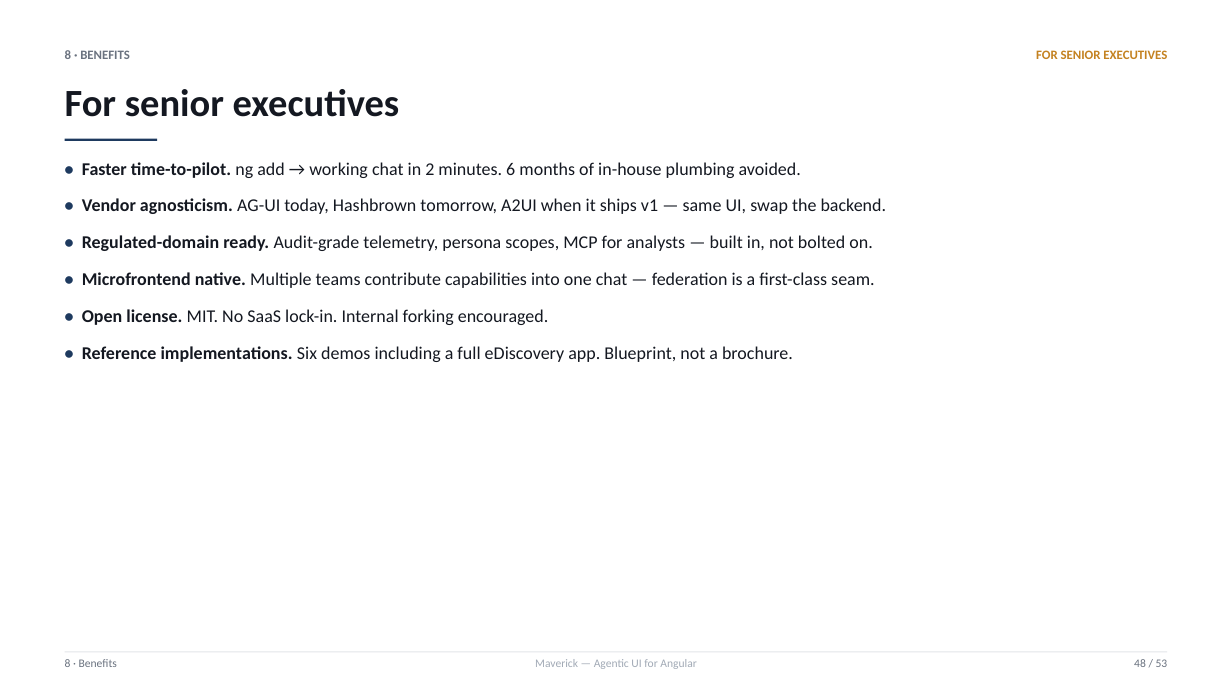
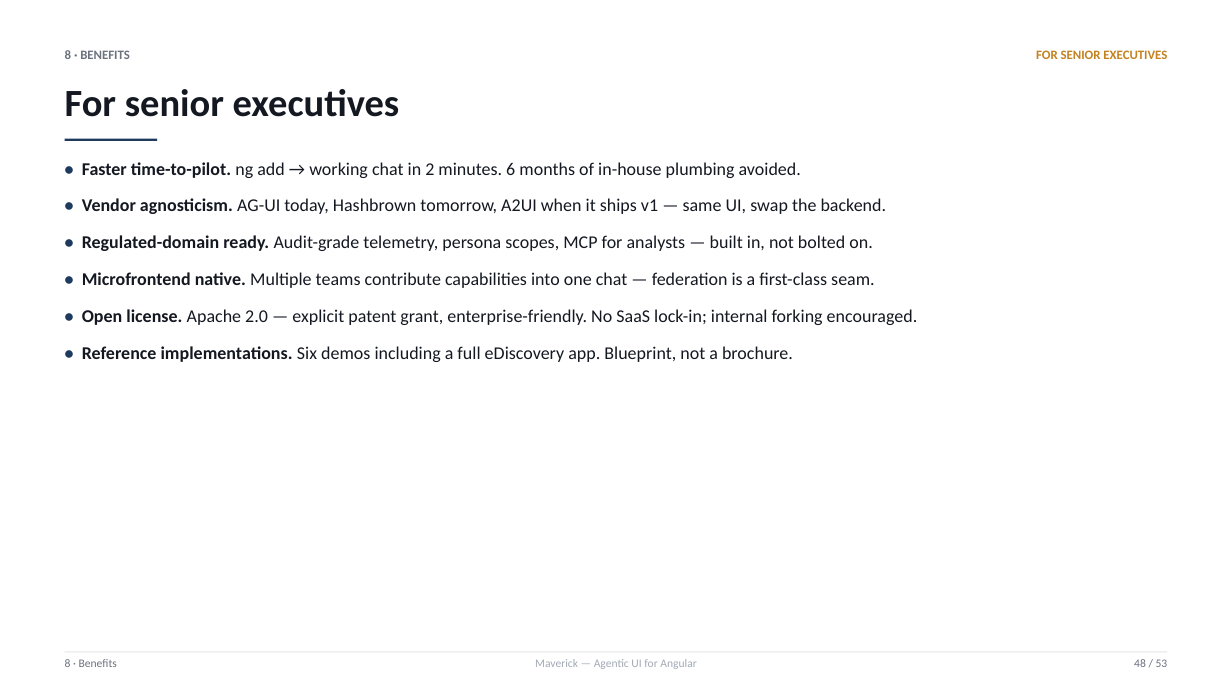
Before and after one commit to sahassakhare/agentic-ui, a slide deck: slide 48 of docs/decks/agentic-ui-overview.pptx. Drawn at 1232x693 pixels with LibreOffice and Linux fonts; fonts in the diff are those of the drawing. Boxes give left, top, right and bottom in pixels: in the first picture for what was removed or moved away, otherwise in the second. Text is boxed around its words. In the diff, an @@ line names an element or a change of style, - is before the commit and + after.

Commit message:
chore: switch license MIT → Apache 2.0
Apache 2.0 over MIT for two reasons:

  1. Explicit patent grant. MIT grants copyright permissions but is
     silent on patents — leaving downstream users exposed if a
     contributor later asserts a patent claim. Apache 2.0's section 3
     grants a perpetual, irrevocable, royalty-free patent license,
     terminated only on patent litigation. Material for enterprise
     adopters whose legal review specifically asks for it.
  2. Trademark + attribution clarity. Sections 4 and 6 set explicit
     rules for derivative works and trademark use that internal forks
     and downstream redistributors typically need anyway.

Files updated:
  · LICENSE — full Apache 2.0 text with the standard appendix +
    copyright line for Sahas Sakhare 2026.
  · package.json (root + 3 publishable libraries: agentic-ui,
    agentic-ui-server, agentic-ui-mcp) — `"license": "Apache-2.0"`
    (SPDX identifier; npm and registry indexers use this).
  · README.md — license badge updated to Apache-2.0; bottom-of-readme
    link reads "Apache 2.0".
  · docs/decks/agentic-ui-overview.pptx — three slide-content lines
    that mentioned MIT now reference "Apache 2.0 — explicit patent
    grant, enterprise-friendly".

No code changes; this is a manifest + docs swap.

```diff
--- a/docs/decks/agentic-ui-overview.pptx
+++ b/docs/decks/agentic-ui-overview.pptx
@@ text at (x1=82, y1=309, x2=918, y2=325): text changed @@
-• Open license. MIT. No SaaS lock-in. Internal forking encouraged.
+• Open license. Apache 2.0 — explicit patent grant, enterprise-friendly. No SaaS lock-in; internal forking encouraged.
```
Also in this commit, not shown: 1 other slide changed, 7 other files.
